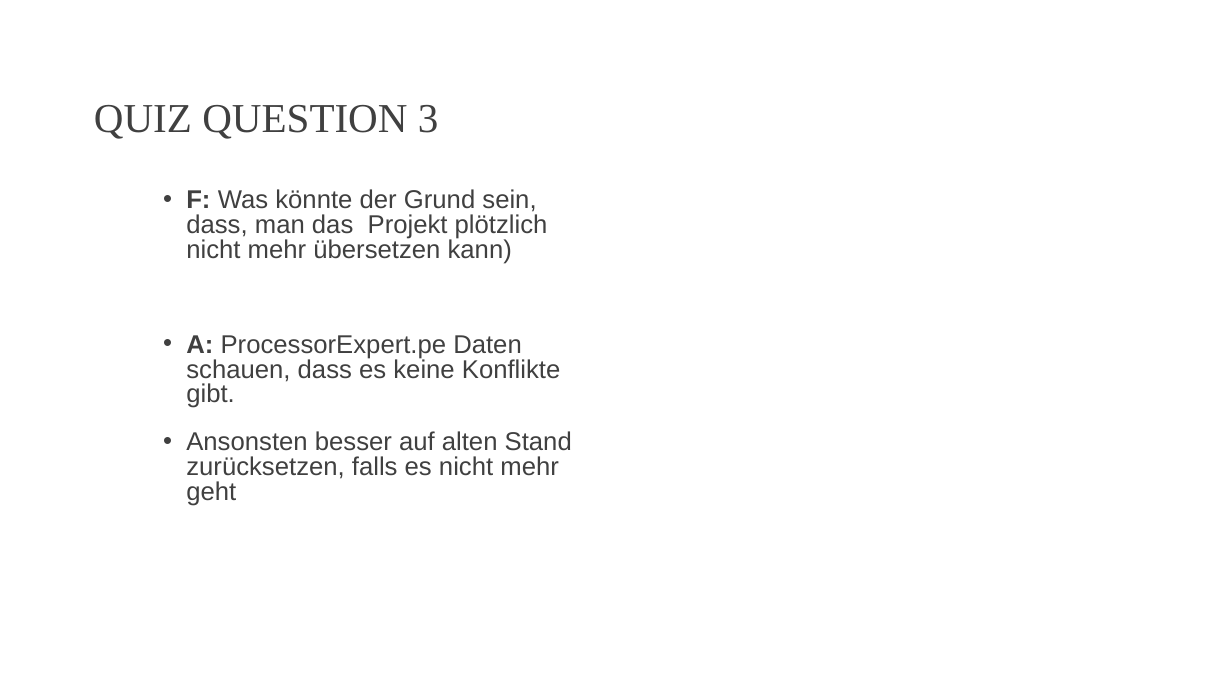
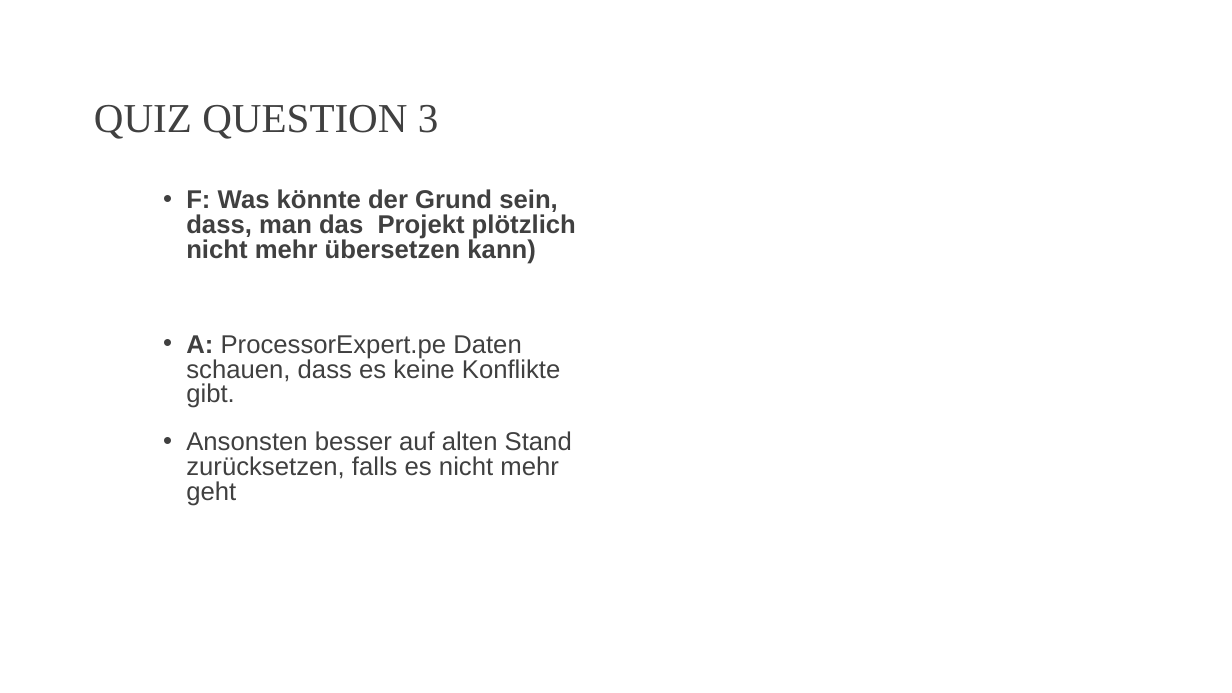
Before and after one commit to DarioStalder/INTROTeam16, a slide deck: slide 9 of projects/RECAP SW1 29.pptx. Drawn at 1232x693 pixels with LibreOffice and Linux fonts; fonts in the diff are those of the drawing; background and template pictures are left out. Boxes give left, top, right and bottom in pixels: in the first picture for what was removed or moved away, otherwise in the second. Text is boxed around its words. In the diff, an @@ line names an element or a change of style, - is before the commit and + after.

```diff
--- a/projects/RECAP SW1 29.pptx
+++ b/projects/RECAP SW1 29.pptx
@@ text at [186,189,576,264]: bold on in "Was könnte der Grund sein, dass, man ..." @@
```
Also in this commit, not shown: 1 other slide changed, 3 slides added, 3 slides removed.
